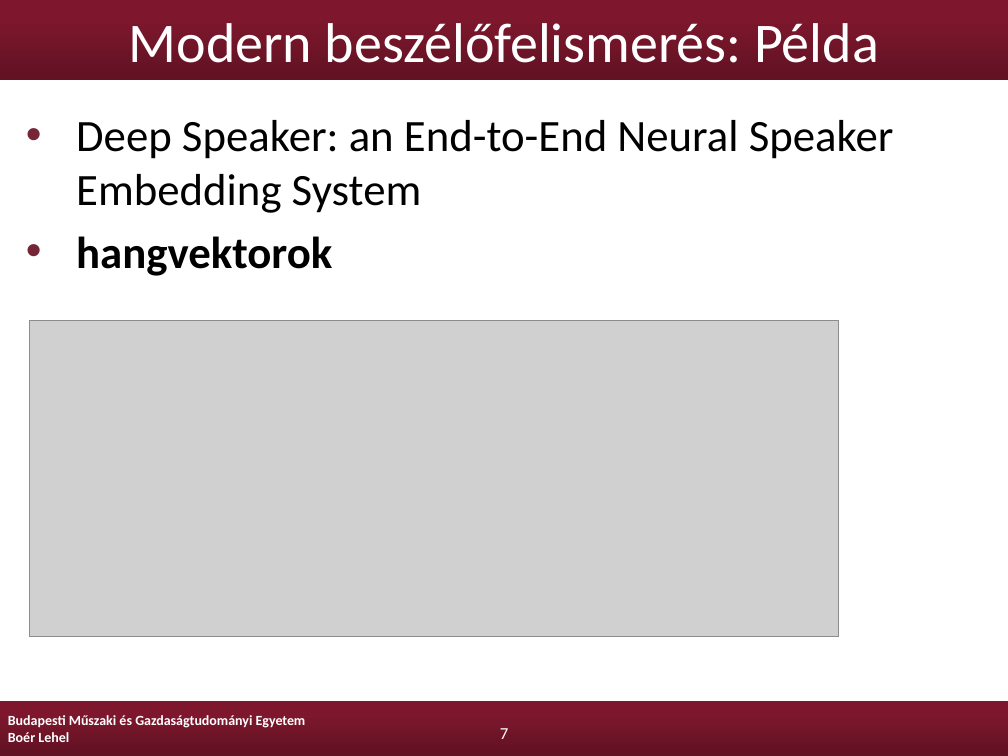
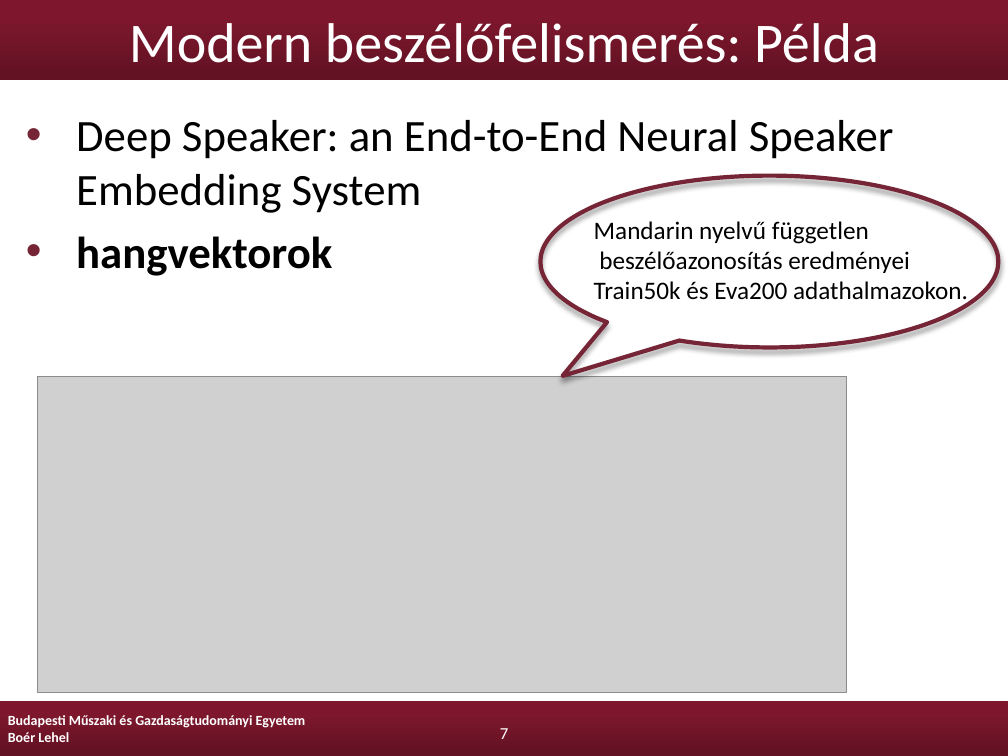
Before and after one commit to Lehel44/diploma, a slide deck: slide 7 of boer-lehel-msc-diplomaterv-prezentacio.pptx. Drawn at 1008x756 pixels with LibreOffice and Linux fonts; fonts in the diff are those of the drawing; grey boxes stand for pictures; background and template pictures are left out. Boxes give left, top, right and bottom in pixels: in the first picture for what was removed or moved away, otherwise in the second. Text is boxed around its words. In the diff, an @@ line names an element or a change of style, - is before the commit and + after.

Commit message:
Prez modified.

```diff
--- a/boer-lehel-msc-diplomaterv-prezentacio.pptx
+++ b/boer-lehel-msc-diplomaterv-prezentacio.pptx
@@ speech bubble added at <box>540,175,998,347</box>, outline #762536 3 pt @@
@@ text added at <box>594,221,968,306</box>, 18 pt, text #000000 @@
+Mandarin nyelvű független
+beszélőazonosítás eredményei
+Train50k és Eva200 adathalmazokon.
@@ picture: place and size @@
-picture at <box>29,321,839,636</box>
+picture at <box>37,376,847,691</box>
```
